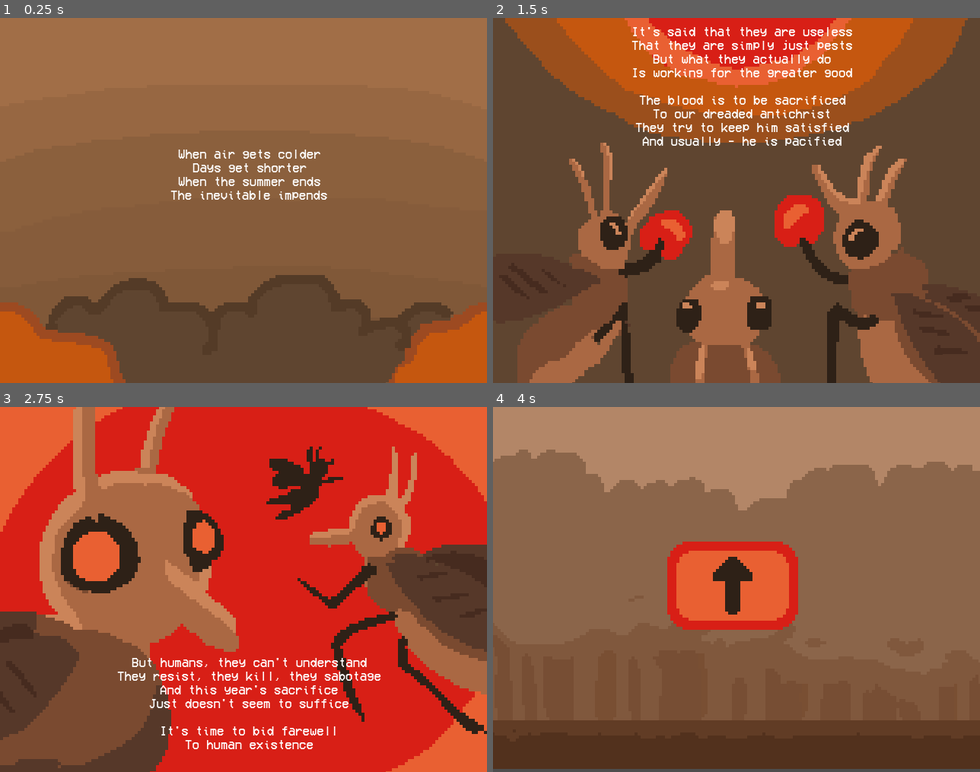
Above: before the commit, frames 1-4 (two rows, left to right).
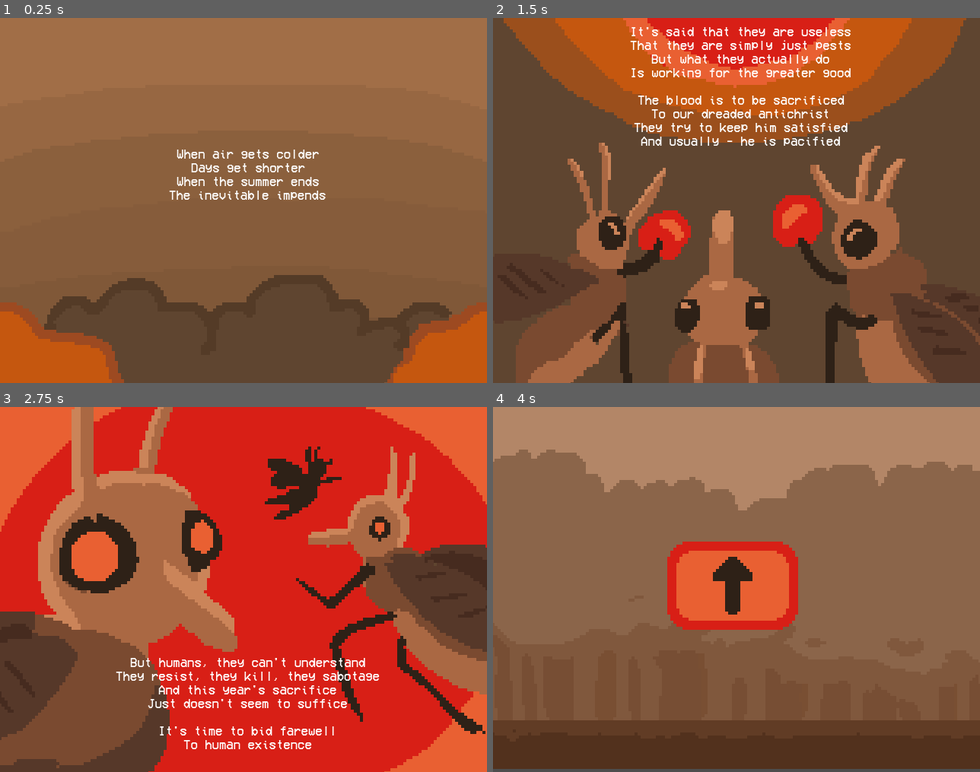
Above: after the commit, the same moments.

Repository: Minjutin/First-Godot-Project--Hytty
Game: Godot game, scene res://Scenes/IntroScene.tscn
The game is run twice, just before and just after one commit, with the same random seed, the same clock (stepped at 60 frames per second) and the same inputs.
Inputs:
- Up to frame 1 (0.25 s): no input
- Up to frame 2 (1.5 s): tap Enter at 0.5 s; hold Up (ui_up) 0.53-1.28 s; tap Space (ui_select) at 0.77, 1.25 s; hold Down (ui_down) from 1.28 s (still down)
- Up to frame 3 (2.75 s): tap Space (ui_select) at 1.52 s; tap Enter at 2 s; release Down (ui_down) at 2.03 s; hold Up (ui_up) from 2.03 s (still down)
- Up to frame 4 (4 s): tap Space (ui_select) at 2.75, 3.02, 3.77 s; tap Enter at 3.5 s; release Up (ui_up) at 3.53 s; hold Down (ui_down) from 3.53 s (still down)

The runs differ from the first frame. In frame 1, 1.9% of the frame differs, in the area x 2-99%, y 36-100%; in frame 2, 7.6%, in the area x 2-100%, y 0-100%; in frame 3, 6.1%; in frame 4, nothing differs.

Commit message:
Camera 2D added

Diff:
--- a/Scenes/IntroScene.tscn
+++ b/Scenes/IntroScene.tscn
@@ -26,3 +26,6 @@
 position = Vector2(333, 248)
 scale = Vector2(4.03, 4.03)
 texture = ExtResource("3_x1q4f")
+
+[node name="Camera2D" type="Camera2D" parent="."]
+position = Vector2(333, 247)
